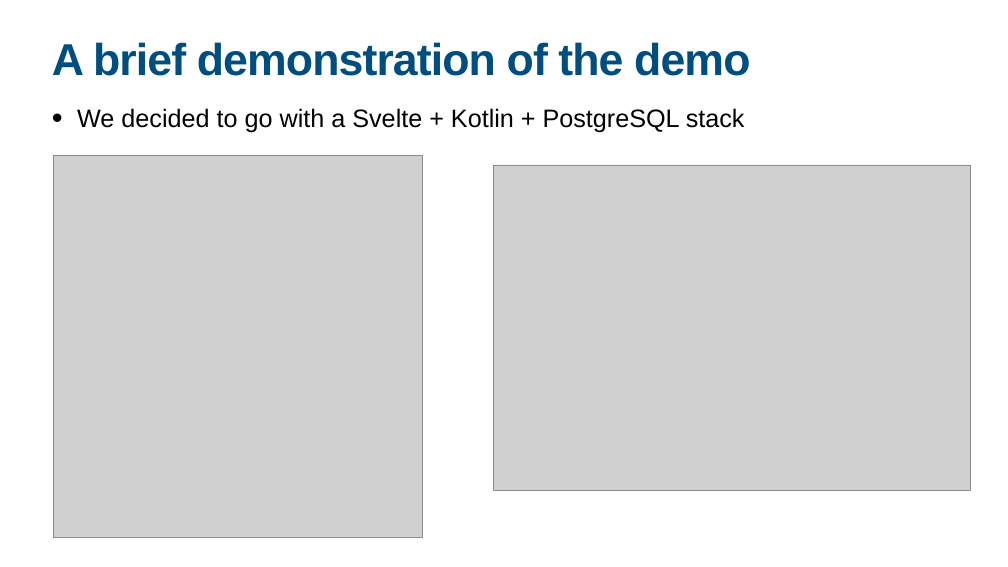
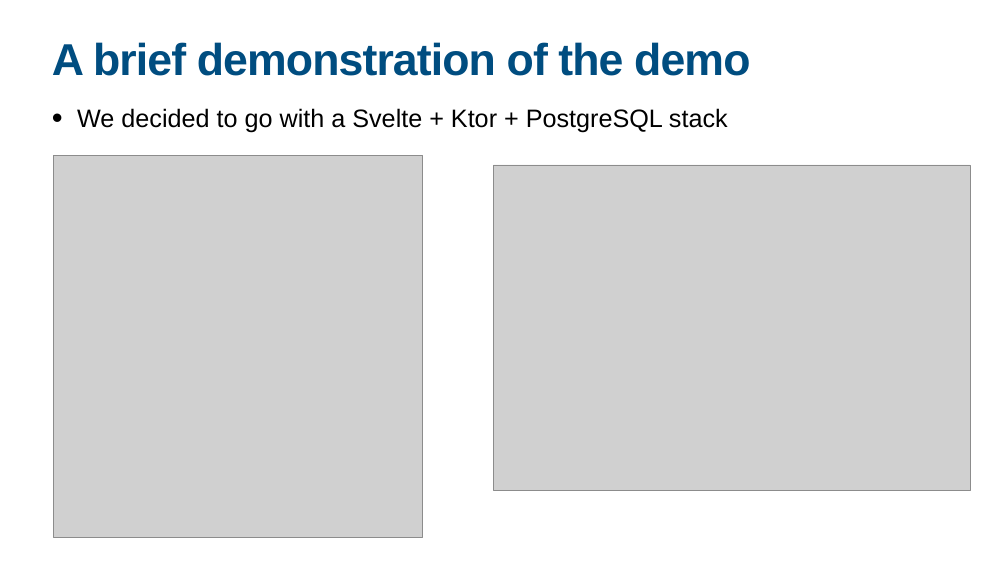
Before and after one commit to TheCodingBuddies/q-hack-cloover, a slide deck: slide 4 of clover3_coding_buddies.pptx. Drawn at 1008x567 pixels with LibreOffice and Linux fonts; fonts in the diff are those of the drawing; grey boxes stand for pictures. Boxes give left, top, right and bottom in pixels: in the first picture for what was removed or moved away, otherwise in the second. Text is boxed around its words. In the diff, an @@ line names an element or a change of style, - is before the commit and + after.

```diff
--- a/clover3_coding_buddies.pptx
+++ b/clover3_coding_buddies.pptx
@@ text at [77,108,728,133]: text changed @@
-• We decided to go with a Svelte + Kotlin + PostgreSQL stack
+• We decided to go with a Svelte + Ktor + PostgreSQL stack
```
Also in this commit, not shown: 1 other slide changed, 1 other file.
